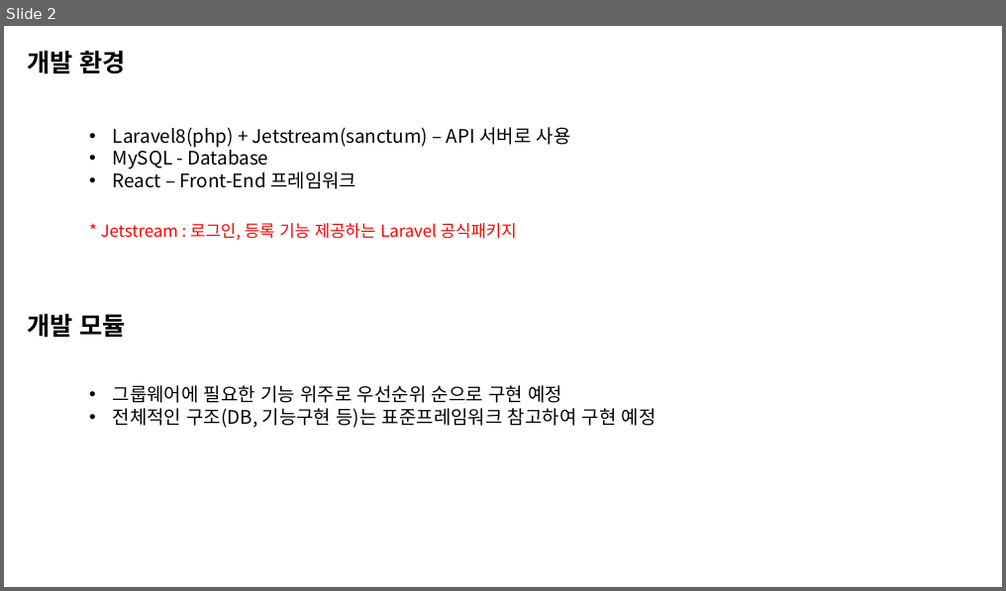
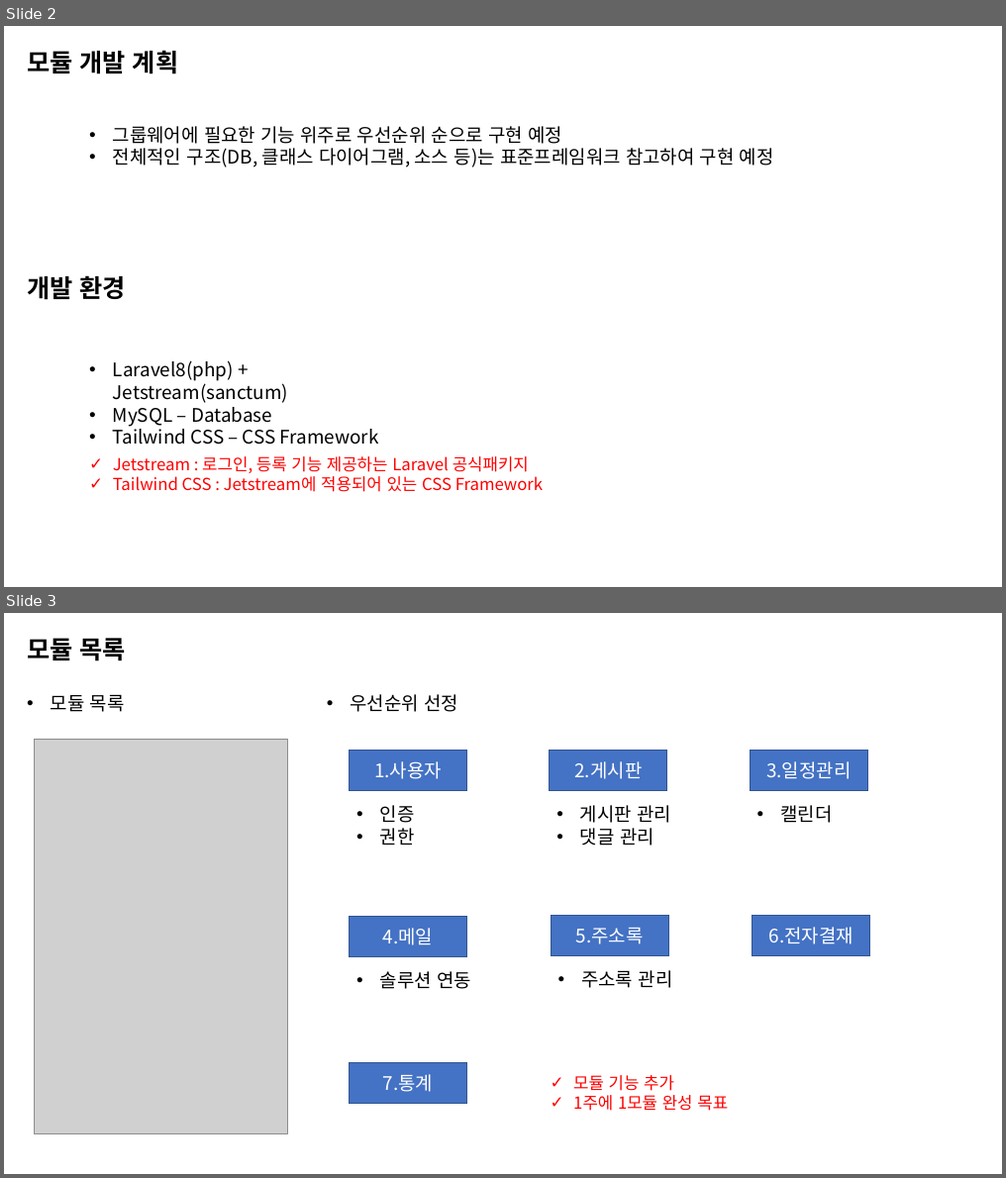
Before and after one commit to ryong890314/laravel-component, a slide deck: doc/Laravel 모듈 개발기획안.pptx. Shown one above the other, each under a label of ours: slide 2 before the commit, slides 2 and 3 after it. The pictures are 1006x591 and 1006x1178 pixels, drawn with LibreOffice and Linux fonts; fonts in the diff are those of the drawing; grey boxes stand for pictures. Boxes give left, top, right and bottom in pixels: in the first picture for what was removed or moved away, otherwise in the second. Text is boxed around its words. In the diff, an @@ line names an element or a change of style, - is before the commit and + after.

```diff
--- a/doc/Laravel 모듈 개발기획안.pptx
+++ b/doc/Laravel 모듈 개발기획안.pptx
@@ slide 3 added at box(4, 613, 1002, 1174), background #FFFFFF @@
@@ text added at box(27, 638, 126, 662), 24 pt, text #000000, bold @@
+모듈 목록
@@ text added at box(51, 694, 125, 712), 18 pt, text #000000 @@
+• 모듈 목록
@@ text added at box(350, 694, 458, 712), 18 pt, text #000000 @@
+• 우선순위 선정
@@ picture added at box(34, 739, 288, 1134) @@
@@ rectangle added at box(350, 750, 466, 791), fill #4472C4, outline #325491 1 pt, 18 pt, text #FFFFFF @@
+1.사용자
@@ rectangle added at box(549, 750, 667, 791), fill #4472C4, outline #325491 1 pt, 18 pt, text #FFFFFF @@
+2.게시판
@@ rectangle added at box(749, 750, 867, 791), fill #4472C4, outline #325491 1 pt, 18 pt, text #FFFFFF @@
+3.일정관리
@@ text added at box(380, 805, 415, 845), 18 pt, text #000000 @@
+• 인증
+• 권한
@@ text added at box(580, 805, 671, 846), 18 pt, text #000000 @@
+• 게시판 관리
+• 댓글 관리
@@ text added at box(780, 805, 832, 823), 18 pt, text #000000 @@
+• 캘린더
@@ rectangle added at box(350, 917, 466, 959), fill #4472C4, outline #325491 1 pt, 18 pt, text #FFFFFF @@
+4.메일
@@ rectangle added at box(550, 916, 668, 957), fill #4472C4, outline #325491 1 pt, 18 pt, text #FFFFFF @@
+5.주소록
@@ rectangle added at box(752, 916, 870, 957), fill #4472C4, outline #325491 1 pt, 18 pt, text #FFFFFF @@
+6.전자결재
@@ text added at box(380, 971, 471, 989), 18 pt, text #000000 @@
+• 솔루션 연동
@@ text added at box(581, 970, 673, 988), 18 pt, text #000000 @@
+• 주소록 관리
@@ rectangle added at box(350, 1062, 466, 1104), fill #4472C4, outline #325491 1 pt, 18 pt, text #FFFFFF @@
+7.통계
@@ text added at box(573, 1075, 728, 1111), 16 pt, text #FF0000 @@
+✓ 모듈 기능 추가
+✓ 1주에 1모듈 완성 목표
@@ slide 2 changed as well @@
@@ text at box(27, 50, 178, 75): text changed @@
-개발 모듈
+모듈 개발 계획
@@ text "그룹웨어에 필요한 기능 위주로 우선순위 ...": place and size @@
-text "그룹웨어에 필요한 기능 위주로 우선순위 ..." at box(113, 385, 656, 428)
+text "그룹웨어에 필요한 기능 위주로 우선순위 ..." at box(113, 126, 774, 168)
@@ text at box(113, 148, 774, 168): text changed @@
-• 전체적인 구조(DB, 기능구현 등)는 표준프레임워크 참고하여 구현 예정
+• 전체적인 구조(DB, 클래스 다이어그램, 소스 등)는 표준프레임워크 참고하여 구현 예정
@@ text "개발 환경": place and size @@
-text "개발 환경" at box(27, 50, 126, 75)
+text "개발 환경" at box(27, 275, 126, 300)
@@ text at box(113, 361, 379, 445): text changed @@
-• Laravel8(php) + Jetstream(sanctum) – API 서버로 사용
-• MySQL - Database
-• React – Front-End 프레임워크
+• Laravel8(php) + Jetstream(sanctum)
+• MySQL – Database
+• Tailwind CSS – CSS Framework
@@ text at box(113, 457, 543, 492): text changed @@
-* Jetstream : 로그인, 등록 기능 제공하는 Laravel 공식패키지
+✓ Jetstream : 로그인, 등록 기능 제공하는 Laravel 공식패키지
+✓ Tailwind CSS : Jetstream에 적용되어 있는 CSS Framework
```
Also in this commit, not shown: 1 other slide changed, 3 other slides added, 2 slides removed.
